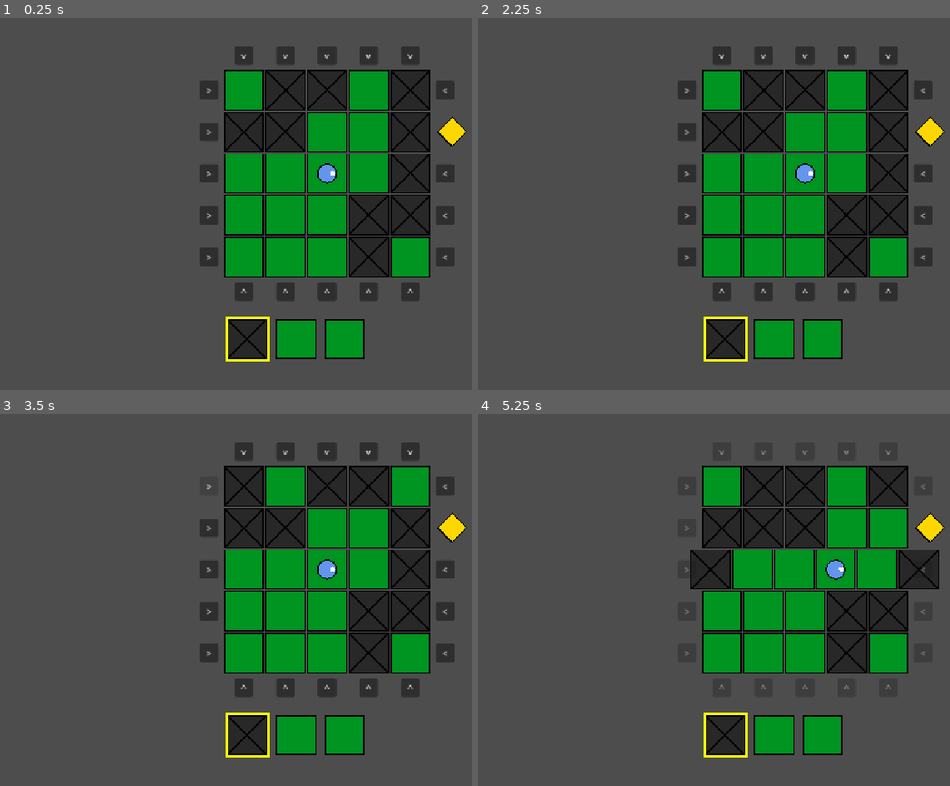
Above: before the commit, frames 1-4 (two rows, left to right).
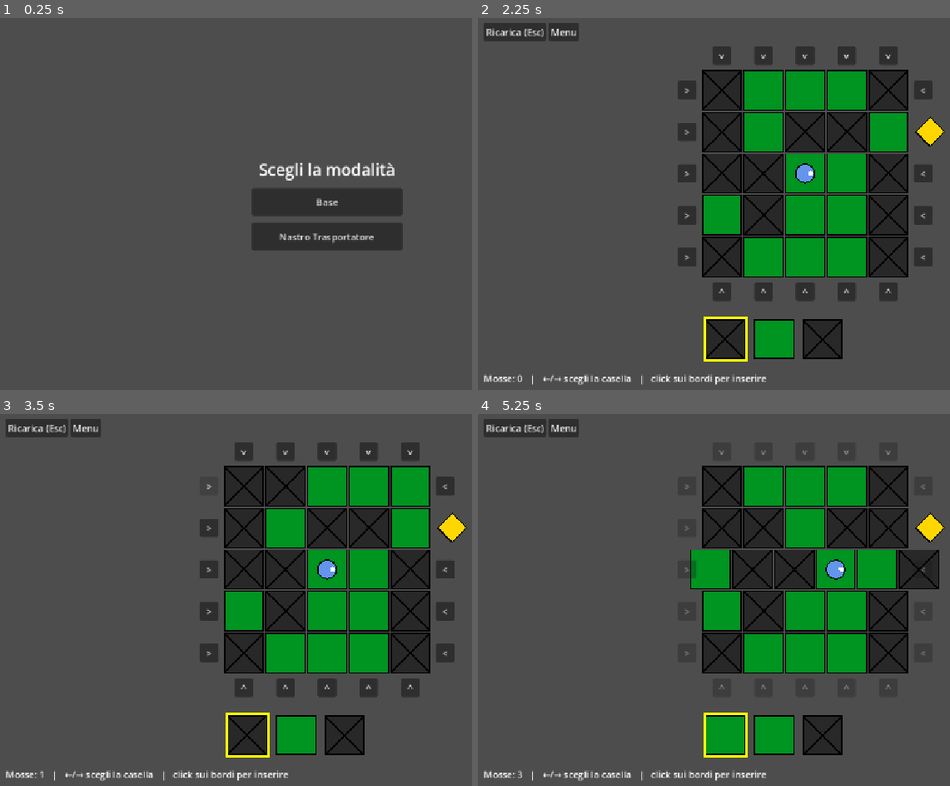
Above: after the commit, the same moments.

Repository: mattsoli/gameoff2026
Game: Godot game, scene res://main_menu.tscn
Two runs of this game, one before a commit and one after it. Both use one fixed random seed, a clock stepped at 60 frames per second and the inputs below. Before the commit the project starts from res://main.tscn.
Inputs (mouse positions are in pixels of both pictures, inside the frame that each line leads up to):
- Up to frame 1 (0.25 s): no input
- Up to frame 2 (2.25 s): click (803, 200) at 0.5 s, where only the run after the commit has a clickable "Base"; click (562, 32) at 1.25 s, where only the run after the commit has a clickable "Menu"; click (803, 237) at 2 s, where only the run after the commit has a clickable "Nastro Trasportatore"
- Up to frame 3 (3.5 s): click ">" at 2.75 s
- Up to frame 4 (5.25 s): click "<" at 3.5 s; click ">" at 4.25 s; click ">" at 5 s

The runs differ from the first frame. In frame 1, 29% of the frame differs, in the area x 42-99%, y 7-93%; in frame 2, 14%; in frame 3, 14%; in frame 4, 15%.

Commit message:
add main menu

Diff:
--- a/game.gd
+++ b/game.gd
@@ -1,20 +1,27 @@
 class_name Game
 extends Node2D
+
+signal reload_requested
+signal menu_requested
 
 @export var config: GameConfig
 
 const TOP_MARGIN: float = 90.0
 const HAND_GAP: float = 70.0
+const HUD_BOTTOM_MARGIN: float = 36.0
+const DEBUG_BAR_POSITION: Vector2 = Vector2(20.0, 10.0)
 
 var _session: GameSession
 var _board_view: BoardView
 var _slots_view: InsertSlotsView
 var _hand_view: HandView
+var _hud: Label
+var _turns_played: int = 0
 var _is_busy: bool = false
 
 
 func _ready() -> void:
-	assert(config != null, "Assegna un GameConfig nell'Inspector")
+	assert(config != null, "Game richiede un GameConfig prima di entrare nell'albero")
 	_session = GameSession.new(config)
 
 	var board_pixels: Vector2 = Vector2(config.board_size) * config.tile_size
@@ -36,8 +43,19 @@
 	add_child(_hand_view)
 	_refresh_hand()
 
+	_hud = Label.new()
+	_hud.position = Vector2(20.0, get_viewport_rect().size.y - HUD_BOTTOM_MARGIN)
+	add_child(_hud)
+	_refresh_hud()
+
+	_build_debug_bar()
+
 
 func _unhandled_input(event: InputEvent) -> void:
+	# Il restart funziona sempre, anche a partita finita o durante le animazioni.
+	if event.is_action_pressed("ui_cancel"):
+		reload_requested.emit()
+		return
 	if _is_busy:
 		return
 	if event.is_action_pressed("ui_left"):
@@ -48,6 +66,23 @@
 		_refresh_hand()
 
 
+func _build_debug_bar() -> void:
+	var bar: HBoxContainer = HBoxContainer.new()
+	bar.position = DEBUG_BAR_POSITION
+	add_child(bar)
+	_add_debug_button(bar, "Ricarica (Esc)", reload_requested)
+	_add_debug_button(bar, "Menu", menu_requested)
+
+
+func _add_debug_button(parent: Control, text: String, target: Signal) -> void:
+	var button: Button = Button.new()
+	button.text = text
+	# Evita che ui_left/ui_right/Invio agiscano sul focus dei bottoni.
+	button.focus_mode = Control.FOCUS_NONE
+	button.pressed.connect(target.emit)
+	parent.add_child(button)
+
+
 func _on_slot_pressed(slot: InsertSlot) -> void:
 	if _is_busy:
 		return
@@ -55,6 +90,7 @@
 	if turn == null:
 		return
 
+	_turns_played += 1
 	_is_busy = true
 	_slots_view.set_enabled(false)
 	await _board_view.play_shift(turn, config.shift_duration)
@@ -62,6 +98,7 @@
 	await _board_view.play_pawn_phase(turn, config.move_duration)
 
 	if turn.outcome == GameSession.Outcome.PLAYING:
+		_refresh_hud()
 		_slots_view.set_enabled(true)
 		_is_busy = false
 	else:
@@ -69,12 +106,14 @@
 
 
 func _show_outcome(outcome: GameSession.Outcome) -> void:
-	var label: Label = Label.new()
-	label.text = "HAI VINTO" if outcome == GameSession.Outcome.WON else "HAI PERSO"
-	label.add_theme_font_size_override("font_size", 32)
-	label.position = Vector2(20.0, 20.0)
-	add_child(label)
+	var result: String = "HAI VINTO" if outcome == GameSession.Outcome.WON else "HAI PERSO"
+	_hud.text = "%s in %d mosse   |   Esc per ricominciare" % [result, _turns_played]
+	# _is_busy resta true: l'input di gioco è bloccato, ma restart e menu funzionano.
 
 
 func _refresh_hand() -> void:
 	_hand_view.refresh(_session.hand, _session.selected_hand_index, config.tile_size)
+
+
+func _refresh_hud() -> void:
+	_hud.text = "Mosse: %d   |   ←/→ scegli la casella   |   click sui bordi per inserire" % _turns_played
--- a/game_modes/base.tres
+++ b/game_modes/base.tres
@@ -1,6 +1,5 @@
 [gd_resource type="Resource" script_class="GameConfig" format=3 uid="uid://bxsnxgio4l1sp"]
 
-[ext_resource type="Script" uid="uid://bby23lcdblb5l" path="res://core/goal_definition.gd" id="1_coyt5"]
 [ext_resource type="Script" uid="uid://bjvaqsajopxdi" path="res://core/behaviors/auto_forward_behavior.gd" id="1_guim5"]
 [ext_resource type="Script" uid="uid://d2qj3clkpal8e" path="res://core/game_config.gd" id="1_w8frl"]
 [ext_resource type="Script" uid="uid://ojw4tb6m58fu" path="res://core/tile_definition.gd" id="2_guim5"]
@@ -9,11 +8,6 @@
 [ext_resource type="Resource" uid="uid://ckdeuyced1sxm" path="res://tiles/tile_ground.tres" id="5_42pcj"]
 [ext_resource type="Resource" uid="uid://bpgbijjkmld3g" path="res://tiles/tile_wall.tres" id="6_uqhn3"]
 
-[sub_resource type="Resource" id="Resource_dqeol"]
-script = ExtResource("1_coyt5")
-line_index = 3
-metadata/_custom_type_script = "uid://bby23lcdblb5l"
-
 [sub_resource type="Resource" id="Resource_fsp2w"]
 script = ExtResource("1_guim5")
 metadata/_custom_type_script = "uid://bjvaqsajopxdi"
@@ -21,7 +15,5 @@
 [resource]
 script = ExtResource("1_w8frl")
 tile_pool = Array[ExtResource("2_guim5")]([ExtResource("3_qi3qn"), ExtResource("4_xnwhb"), ExtResource("5_42pcj"), ExtResource("6_uqhn3")])
-start_cell = Vector2i(0, 0)
 pawn_behavior = SubResource("Resource_fsp2w")
-goal = SubResource("Resource_dqeol")
 metadata/_custom_type_script = "uid://d2qj3clkpal8e"
--- a/main.tscn
+++ b/main.tscn
@@ -1,7 +1,7 @@
 [gd_scene format=3 uid="uid://dn7jfpnh4wkue"]
 
 [ext_resource type="Script" uid="uid://01q0nexu72ht" path="res://game.gd" id="1_0xm2m"]
-[ext_resource type="Resource" uid="uid://crngttyyd41d4" path="res://game_modes/nastro.tres" id="2_0xm2m"]
+[ext_resource type="Resource" uid="uid://bxsnxgio4l1sp" path="res://game_modes/base.tres" id="2_0xm2m"]
 
 [node name="Main" type="Node2D" unique_id=1738832847]
 script = ExtResource("1_0xm2m")
--- /dev/null
+++ b/main_menu.gd
@@ -0,0 +1,75 @@
+class_name MainMenu
+extends Node
+
+@export var base_config: GameConfig
+@export var conveyor_config: GameConfig
+
+var _menu_layer: CanvasLayer
+var _game: Game
+var _current_config: GameConfig
+
+
+func _ready() -> void:
+	assert(base_config != null, "Assegna base_config nell'Inspector")
+	assert(conveyor_config != null, "Assegna conveyor_config nell'Inspector")
+	_build_menu()
+
+
+func _build_menu() -> void:
+	_menu_layer = CanvasLayer.new()
+	add_child(_menu_layer)
+
+	var center: CenterContainer = CenterContainer.new()
+	_menu_layer.add_child(center)
+	center.set_anchors_and_offsets_preset(Control.PRESET_FULL_RECT)
+
+	var column: VBoxContainer = VBoxContainer.new()
+	column.add_theme_constant_override("separation", 12)
+	center.add_child(column)
+
+	var title: Label = Label.new()
+	title.text = "Scegli la modalità"
+	title.horizontal_alignment = HORIZONTAL_ALIGNMENT_CENTER
+	title.add_theme_font_size_override("font_size", 28)
+	column.add_child(title)
+
+	_add_mode_button(column, "Base", base_config)
+	_add_mode_button(column, "Nastro Trasportatore", conveyor_config)
+
+
+func _add_mode_button(parent: Control, text: String, config: GameConfig) -> void:
+	var button: Button = Button.new()
+	button.text = text
+	button.custom_minimum_size = Vector2(260.0, 48.0)
+	button.pressed.connect(_start_game.bind(config))
+	parent.add_child(button)
+
+
+func _start_game(config: GameConfig) -> void:
+	_current_config = config
+	_menu_layer.visible = false
+
+	_game = Game.new()
+	_game.config = config # va assegnato PRIMA di add_child: Game la legge in _ready
+	# CONNECT_DEFERRED: il Game viene rimosso dopo che ha finito di gestire l'evento.
+	_game.reload_requested.connect(_on_reload_requested, CONNECT_DEFERRED)
+	_game.menu_requested.connect(_on_menu_requested, CONNECT_DEFERRED)
+	add_child(_game)
+
+
+func _on_reload_requested() -> void:
+	_free_game()
+	_start_game(_current_config)
+
+
+func _on_menu_requested() -> void:
+	_free_game()
+	_menu_layer.visible = true
+
+
+func _free_game() -> void:
+	if _game == null:
+		return
+	remove_child(_game) # fuori dall'albero subito, così non convive con il nuovo Game
+	_game.queue_free()
+	_game = null
--- /dev/null
+++ b/main_menu.tscn
@@ -0,0 +1,10 @@
+[gd_scene format=3 uid="uid://sy1jvx6tfkjt"]
+
+[ext_resource type="Script" uid="uid://6q4b1jjb07wh" path="res://main_menu.gd" id="1_06t4h"]
+[ext_resource type="Resource" uid="uid://bxsnxgio4l1sp" path="res://game_modes/base.tres" id="2_fu7sn"]
+[ext_resource type="Resource" uid="uid://crngttyyd41d4" path="res://game_modes/nastro.tres" id="3_jix8l"]
+
+[node name="main_menu" type="Node" unique_id=1428819363]
+script = ExtResource("1_06t4h")
+base_config = ExtResource("2_fu7sn")
+conveyor_config = ExtResource("3_jix8l")
--- a/project.godot
+++ b/project.godot
@@ -11,7 +11,7 @@
 [application]
 
 config/name="shift-happens"
-run/main_scene="uid://dn7jfpnh4wkue"
+run/main_scene="uid://sy1jvx6tfkjt"
 config/features=PackedStringArray("4.7", "GL Compatibility")
 config/icon="res://icon.svg"
 
Not shown, added: export_presets.cfg
Not shown, added: main_menu.gd.uid
